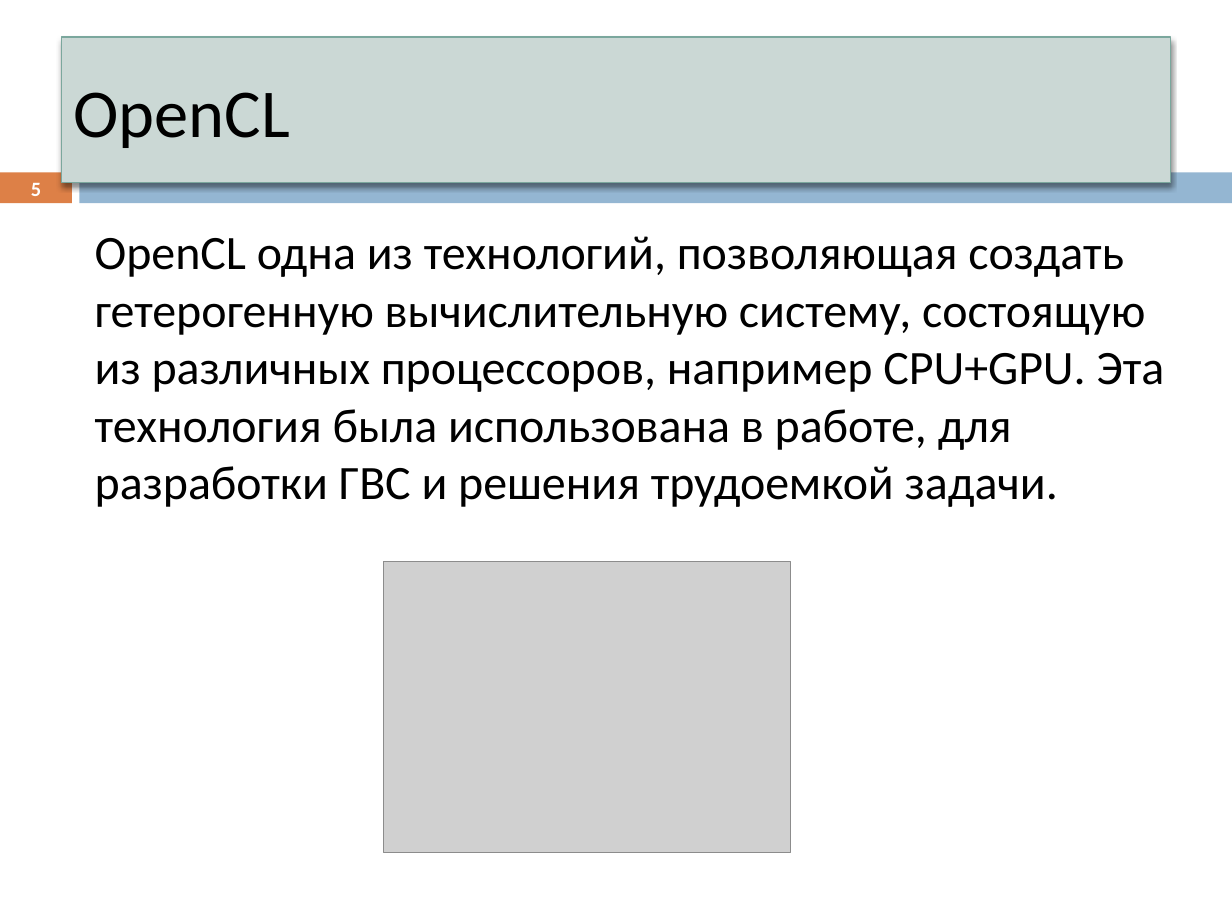
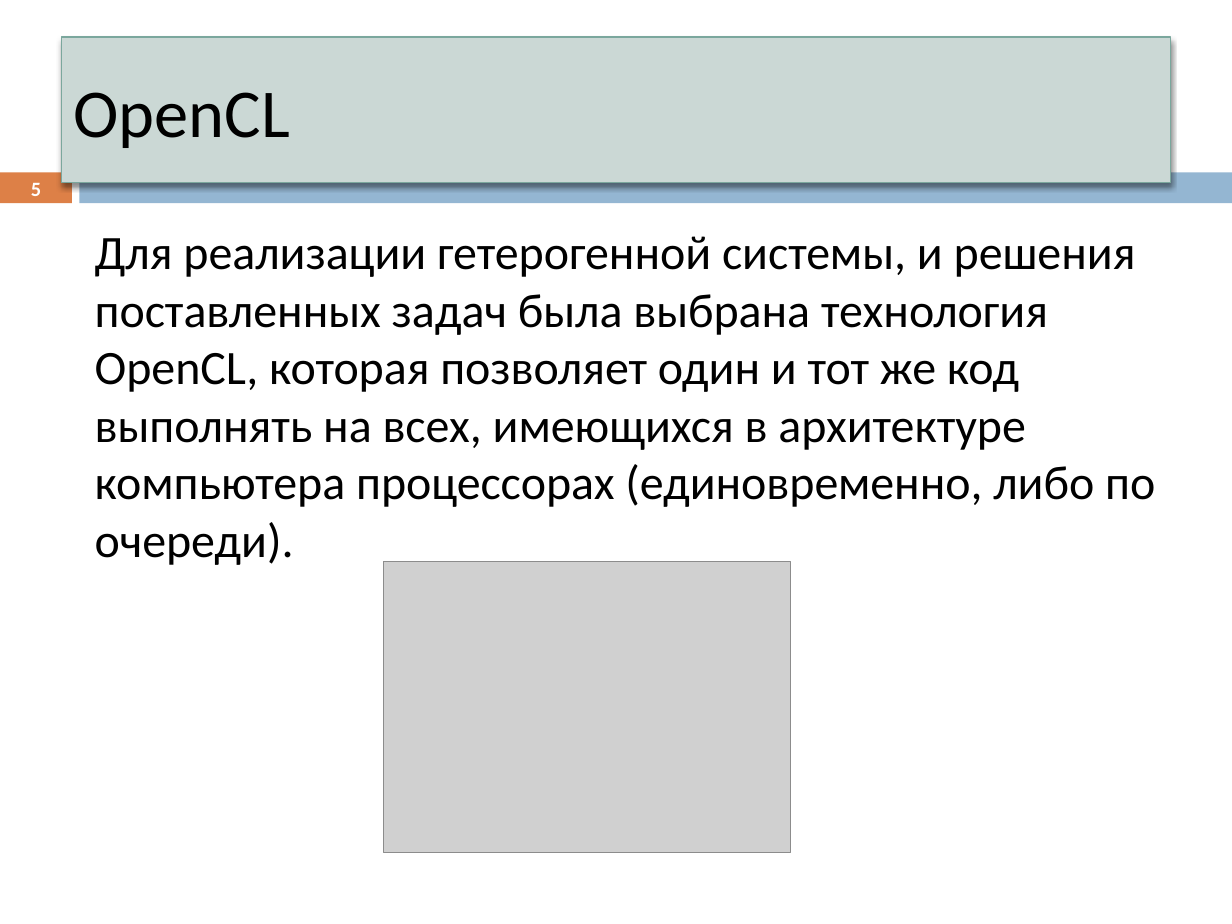
Before and after one commit to ustadenis/OpenCLImageFilter, a slide deck: slide 5 of Diplom/Презентация.pptx. Drawn at 1232x924 pixels with LibreOffice and Linux fonts; fonts in the diff are those of the drawing; grey boxes stand for pictures. Boxes give left, top, right and bottom in pixels: in the first picture for what was removed or moved away, otherwise in the second. Text is boxed around its words. In the diff, an @@ line names an element or a change of style, - is before the commit and + after.

```diff
--- a/Diplom/Презентация.pptx
+++ b/Diplom/Презентация.pptx
@@ text at (x1=95, y1=236, x2=1155, y2=565): text changed @@
-OpenCL одна из технологий, позволяющая создать гетерогенную вычислительную систему, состоящую из различных процессоров, например CPU+GPU. Эта технология была использована в работе, для разработки ГВС и решения трудоемкой задачи.
+Для реализации гетерогенной системы, и решения поставленных задач была выбрана технология OpenCL, которая позволяет один и тот же код выполнять на всех, имеющихся в архитектуре компьютера процессорах (единовременно, либо по очереди).
```
Also in this commit, not shown: 3 other slides changed, 3 slides removed, 1 other file.
